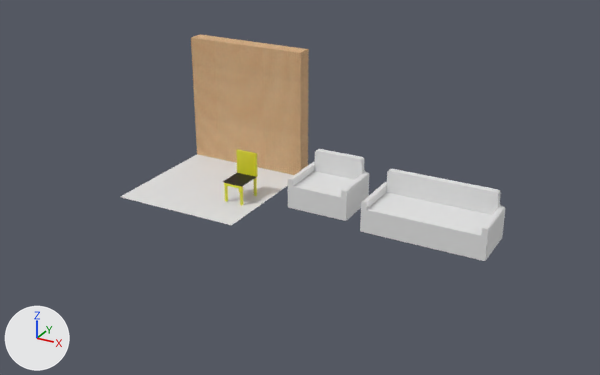
A saved change to the Blender file Blender projects/furniture.blend.
Rendered twice from a 50 mm lens placed at (18.32, -8.31, 5.75), pointed at (12.92, 1.52, 0.84). The lights are fixed; the arrows at lower left show +X, +Y and +Z.

Objects in the first picture: 'Plane', 'armchair', 'chair', 'sofa', 'wall'.
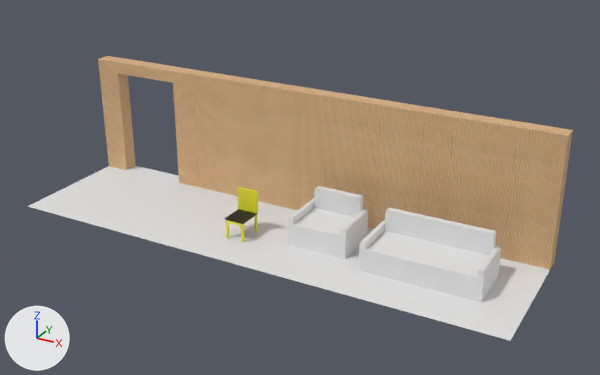
Edits to the scene script, one JSON object a line:
```json
{"op": "add", "block": "me_cube_006", "code": ["me_cube_006 = bpy.data.meshes.new('Cube.006')", "me_cube_006.from_pydata(...)  # 24 vertices, 23 faces; spans x -0.13..0.13, y -1.0..1.0, z 0.0..2.0", "# faces by material slot: [22, 1]", "me_cube_006.materials.append(mat_material_002)", "me_cube_006.materials.append(mat_carpet)  # its picture is missing"]}
{"op": "set", "path": "ob_chair.location", "old": "(12.09, 1.21, 0.61)", "new": "(12.09, 1.21, 0.0)"}
{"op": "set", "path": "ob_sofa.location", "old": "(14.99, 1.45, 0.61)", "new": "(14.99, 1.45, 0.0)"}
{"op": "set", "path": "ob_wall.location", "old": "(11.46, 2.5, 0.61)", "new": "(11.46, 2.5, 0.0)"}
{"op": "set", "path": "ob_plane.location", "old": "(11.46, 1.37, 0.61)", "new": "(11.46, 1.37, 0.0)"}
{"op": "set", "path": "ob_armchair.location", "old": "(13.34, 1.93, 0.61)", "new": "(13.34, 1.93, 0.0)"}
{"op": "add", "block": "ob_plane_003", "code": ["ob_plane_003 = bpy.data.objects.new('Plane.003', me_plane)", "ob_plane_003.location = (15.46, 1.37, 0.0)", "ob_plane_003.rotation_euler = (0.0, 0.0, -1.571)  # degrees (0, 0, -90)"]}
{"op": "add", "block": "ob_wall_002", "code": ["ob_wall_002 = bpy.data.objects.new('wall.002', me_cube_002)", "ob_wall_002.location = (15.46, 2.5, 0.0)", "ob_wall_002.rotation_euler = (0.0, 0.0, -1.571)  # degrees (0, 0, -90)"]}
{"op": "add", "block": "ob_plane_002", "code": ["ob_plane_002 = bpy.data.objects.new('Plane.002', me_plane)", "ob_plane_002.location = (13.46, 1.37, 0.0)", "ob_plane_002.rotation_euler = (0.0, 0.0, -1.571)  # degrees (0, 0, -90)"]}
{"op": "add", "block": "ob_wall_001", "code": ["ob_wall_001 = bpy.data.objects.new('wall.001', me_cube_002)", "ob_wall_001.location = (13.46, 2.5, 0.0)", "ob_wall_001.rotation_euler = (0.0, 0.0, -1.571)  # degrees (0, 0, -90)"]}
{"op": "add", "block": "ob_plane_001", "code": ["ob_plane_001 = bpy.data.objects.new('Plane.001', me_plane)", "ob_plane_001.location = (9.46, 1.37, 0.0)", "ob_plane_001.rotation_euler = (0.0, 0.0, -1.571)  # degrees (0, 0, -90)"]}
{"op": "add", "block": "ob_wall_doorway", "code": ["ob_wall_doorway = bpy.data.objects.new('wall_doorway', me_cube_006)", "ob_wall_doorway.location = (9.46, 2.5, 0.0)", "ob_wall_doorway.rotation_euler = (0.0, 0.0, -1.571)  # degrees (0, 0, -90)"]}
```

Boxes (x1, y1, x2, y2) around the edits, measured in the pictures (600 x 375 px):
```json
{"object": "wall.002", "change": "added", "after": [418, 107, 573, 270]}
{"object": "wall", "change": "moved", "before": [191, 34, 309, 175], "after": [193, 71, 307, 210]}
{"object": "sofa", "change": "moved", "before": [360, 169, 505, 261], "after": [359, 208, 501, 302]}
{"object": "wall.001", "change": "added", "after": [301, 88, 431, 228]}
{"object": "Plane", "change": "moved", "before": [120, 154, 294, 225], "after": [124, 187, 297, 264]}
{"object": "armchair", "change": "moved", "before": [288, 149, 369, 221], "after": [288, 186, 368, 259]}
{"object": "Plane.003", "change": "added", "after": [361, 258, 550, 341]}
{"object": "wall_doorway", "change": "added", "after": [98, 56, 200, 187], "on screen": "brown"}
{"object": "Plane.001", "change": "added", "after": [27, 166, 198, 233]}
{"object": "Plane.002", "change": "added", "after": [233, 221, 381, 299]}
{"object": "chair", "change": "moved", "before": [223, 150, 258, 205], "after": [225, 187, 258, 242]}
```
